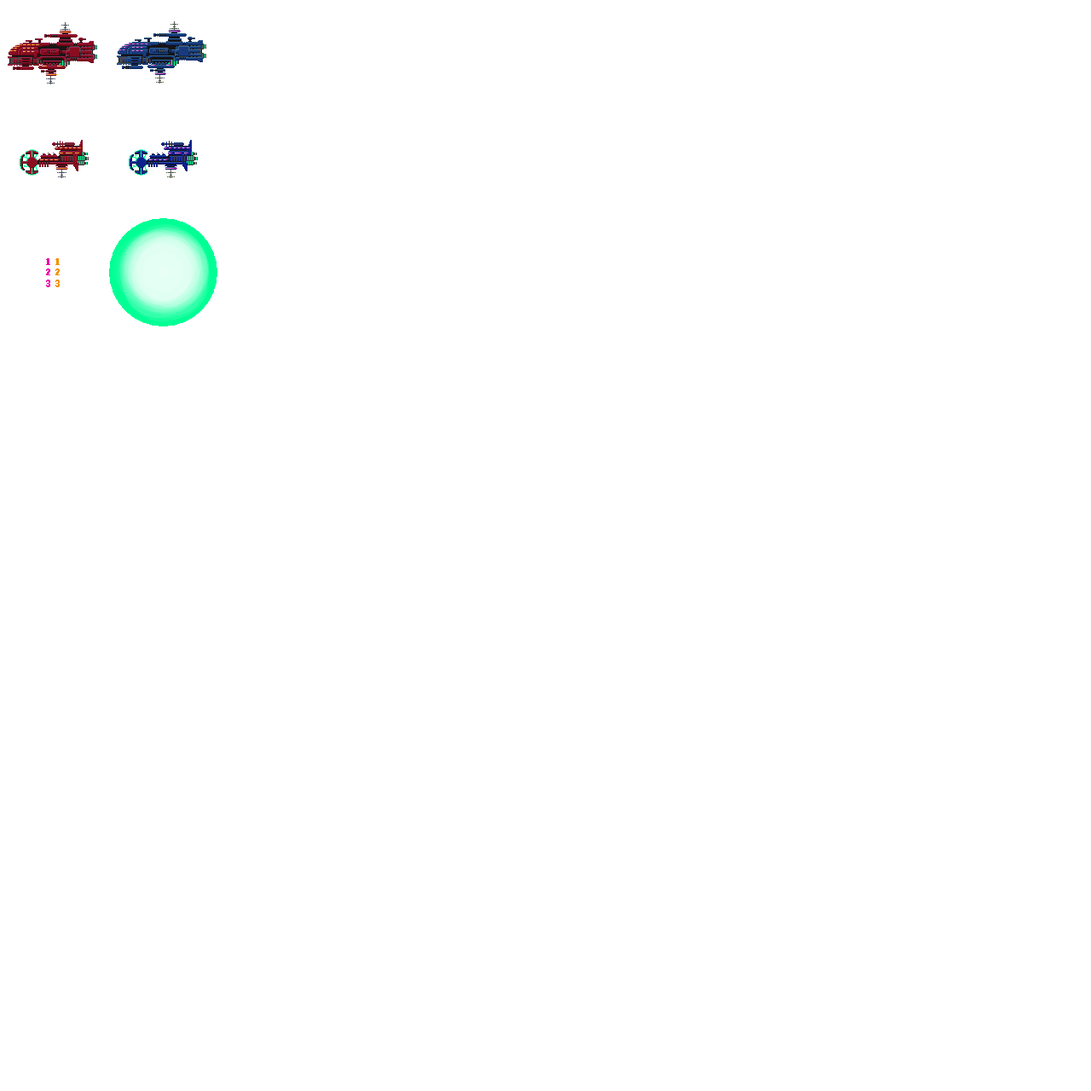
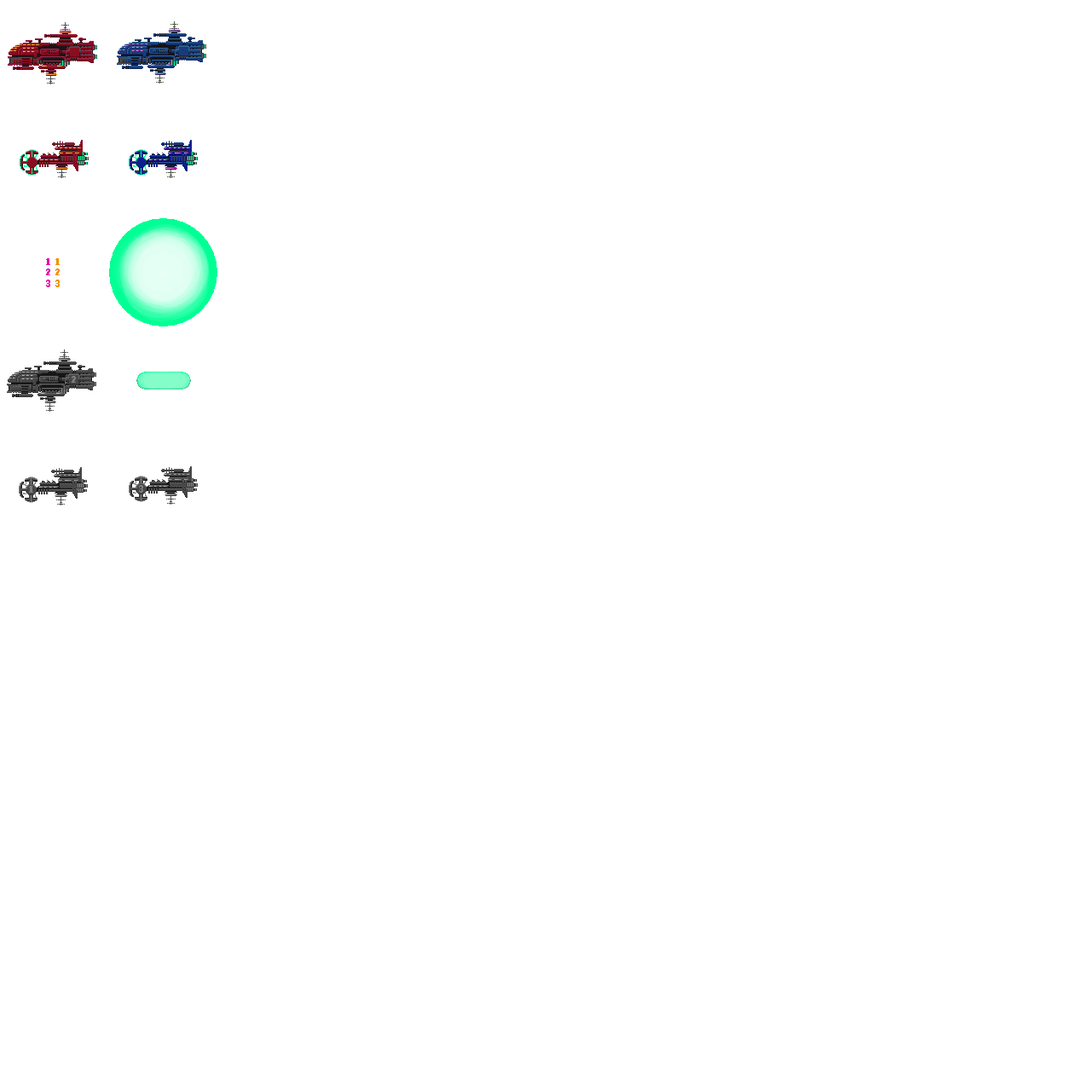
Revision of a layered 1091 × 1091 image; what changed, layer by layer:
added layer "Layer 10" above "Layer 9" over <box>136,370,192,391</box>
renamed "Layer 4" to "Layer 9", painted on it over <box>6,349,198,506</box>
